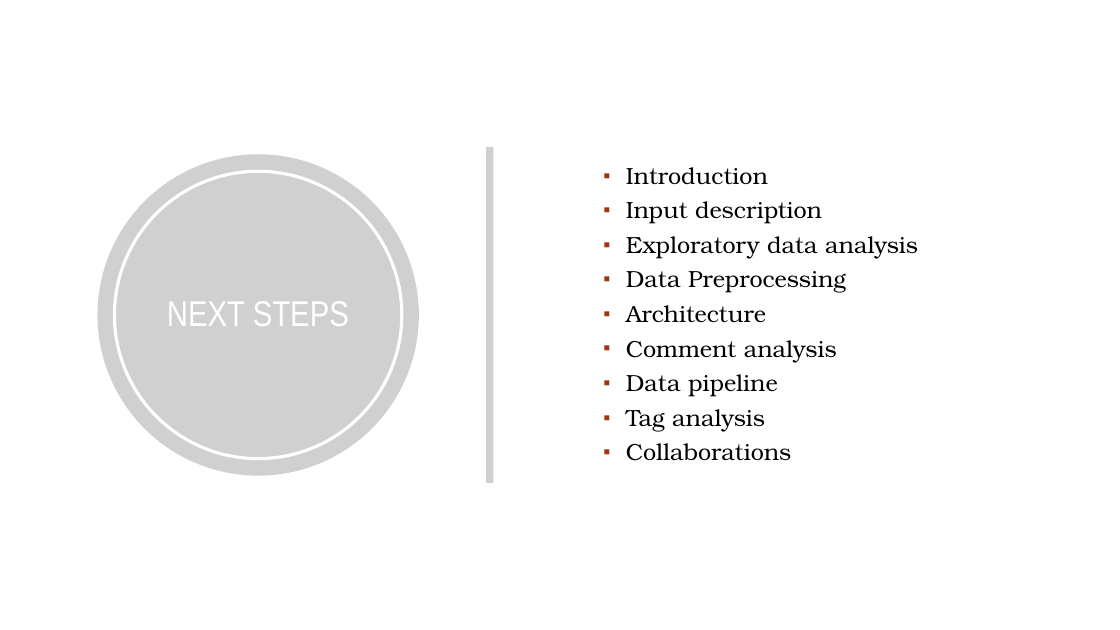
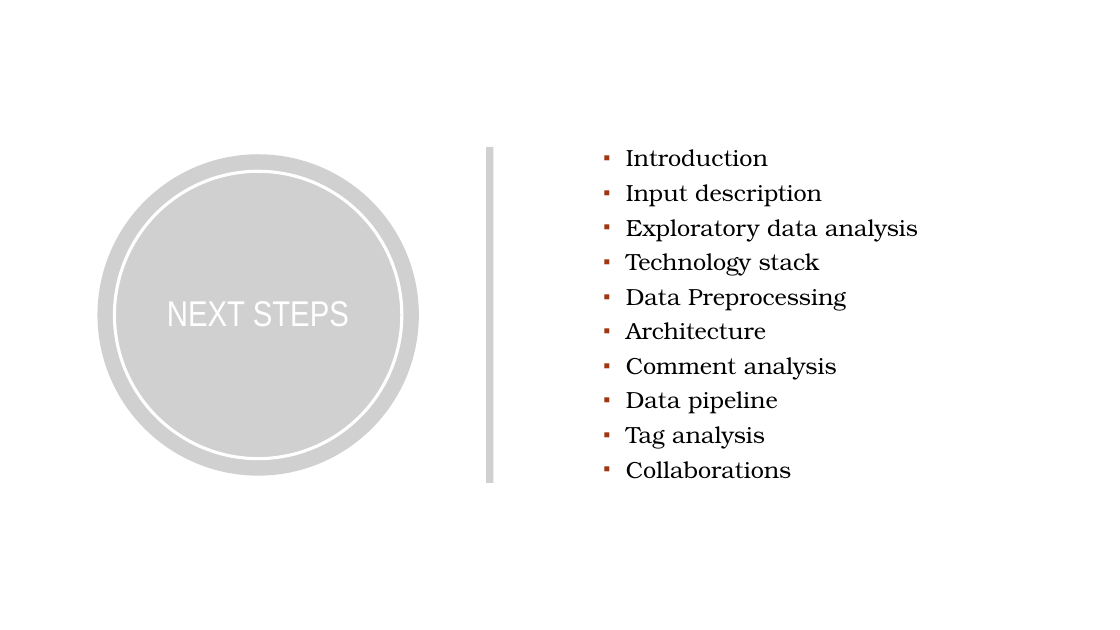
Before and after one commit to SameeraTurupu/Youtube-Comment-Analysis, a slide deck: slide 3 of Documentation/Presentation.pptx. Drawn at 1120x630 pixels with LibreOffice and Linux fonts; fonts in the diff are those of the drawing; grey boxes stand for pictures; background and template pictures are left out. Boxes give left, top, right and bottom in pixels: in the first picture for what was removed or moved away, otherwise in the second. Text is boxed around its words. In the diff, an @@ line names an element or a change of style, - is before the commit and + after.

Commit message:
final presentation

```diff
--- a/Documentation/Presentation.pptx
+++ b/Documentation/Presentation.pptx
@@ text at [626, 253, 820, 276]: paragraph added @@
+▪ Technology stack
```
Also in this commit, not shown: 1 other slide changed.
